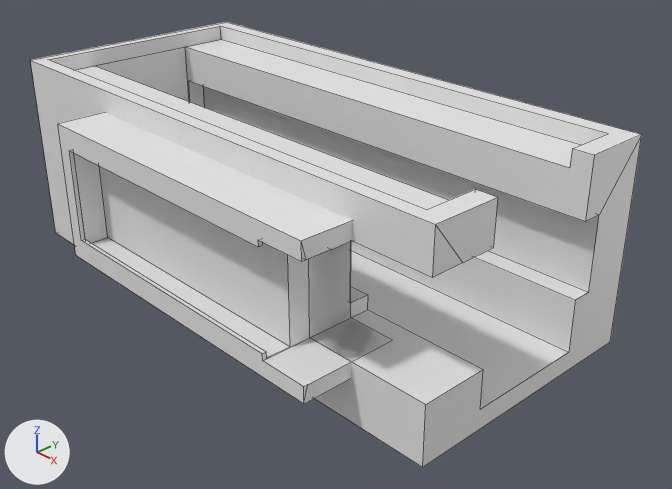
The Blender file src/indoors/cad/arduino_nano_case_for_air_quality_sensor.blend: old version first, new version second.
The view is the same before and after, from a 50 mm camera at (0.0797, -0.0675, 0.0445) aimed at (0.0062, 0.0016, -0.005). The lights are fixed; the arrows at lower left show +X, +Y and +Z. Mesh edges are drawn as thin lines.

In view in the first picture: 'Cube', 'Screen Enclosure'.
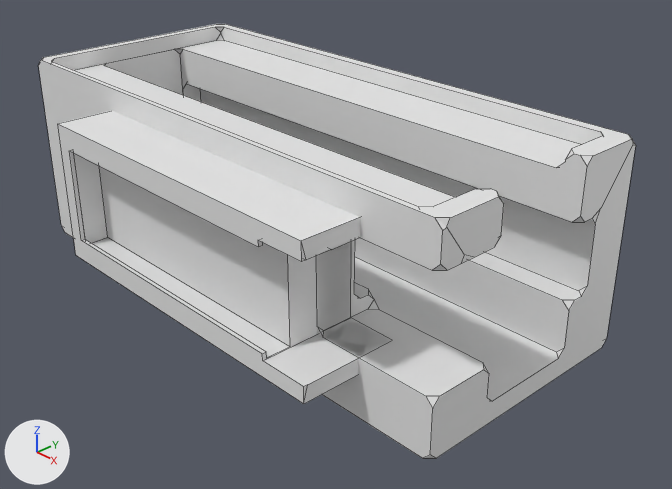
Commit message: Updated air quality sensor enclosure.

What differs and where, as boxes [x1, y1, x2, y2] in the pictures (672 x 489 px; the box of a moved part takes in the faces that stretch with it):
'Cube', mesh rescaled, modifiers changed
    before: [30, 22, 642, 467]
    after: [38, 24, 635, 458]
'Screen Enclosure', mesh rescaled
    before: [58, 112, 391, 404]
    after: [58, 111, 391, 404]
part 1 of me_cube, moved or reshaped
    before: [188, 81, 599, 303]
    after: [183, 84, 600, 311]
part 2 of me_cube_003, moved or reshaped
    before: [95, 47, 594, 409]
    after: [105, 49, 587, 401]

The change, as a list of edits to the scene's bpy script:
```text
Change me_cube:
    where me_cube.from_pydata(...)  # 8 vertices, 6 faces; spans x -0.035..0.035, y -0.01..0.01, z -0.0045..0.0045
    used by ob_board; location = (0.00169, 0.00133, 0.0009)
    me_cube part 1: the whole mesh is scaled about its middle by (1, 0.95, 1)
Change me_cube_003:
    where me_cube_003.from_pydata(...)  # 8 vertices, 6 faces; spans x -0.035..0.035, y -0.0075..0.0075, z -0.015..0.015
    used by ob_board_volume; location = (0.00152, 0.00133, 0.005)
    me_cube_003 part 2: the whole mesh is scaled about its middle by (1, 0.867, 1)
Change me_cube_008:
    where me_cube_008.from_pydata(...)  # 8 vertices, 6 faces; spans x -0.035..0.035, y -0.016..0.016, z -0.0125..0.0125
    used by ob_cube; location = (0.0, 0.0016, 0.0)
    me_cube_008 part 3: the whole mesh is scaled about its middle by (1, 0.937, 1)
Change ob_cube:
    add _m = ob_cube.modifiers.new('Bevel', 'BEVEL')
    add _m.affect = 'VERTICES'
```
